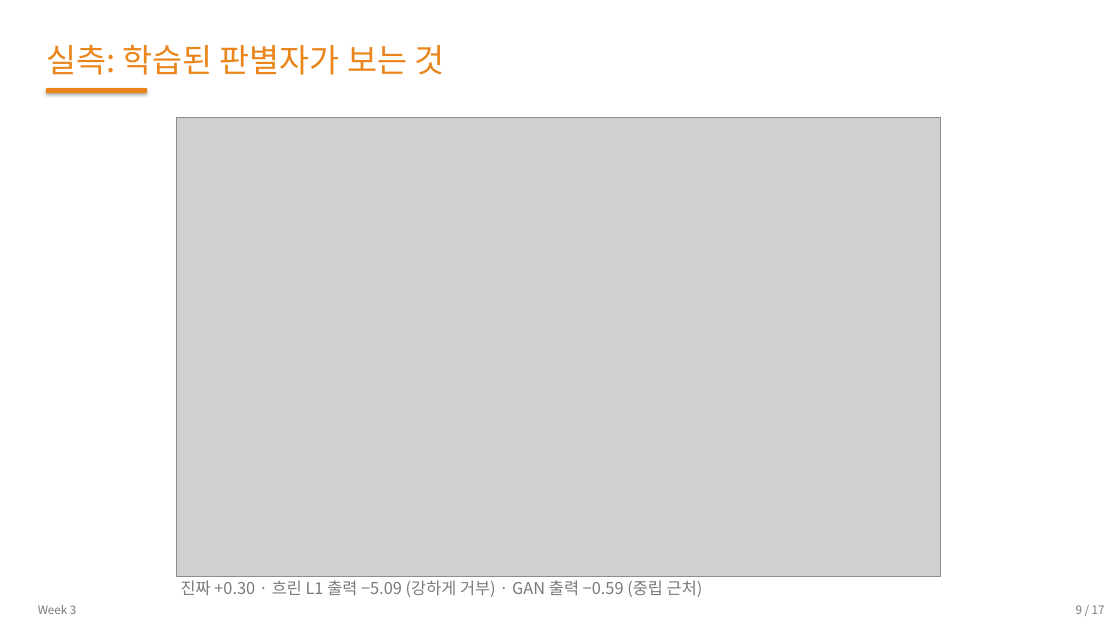
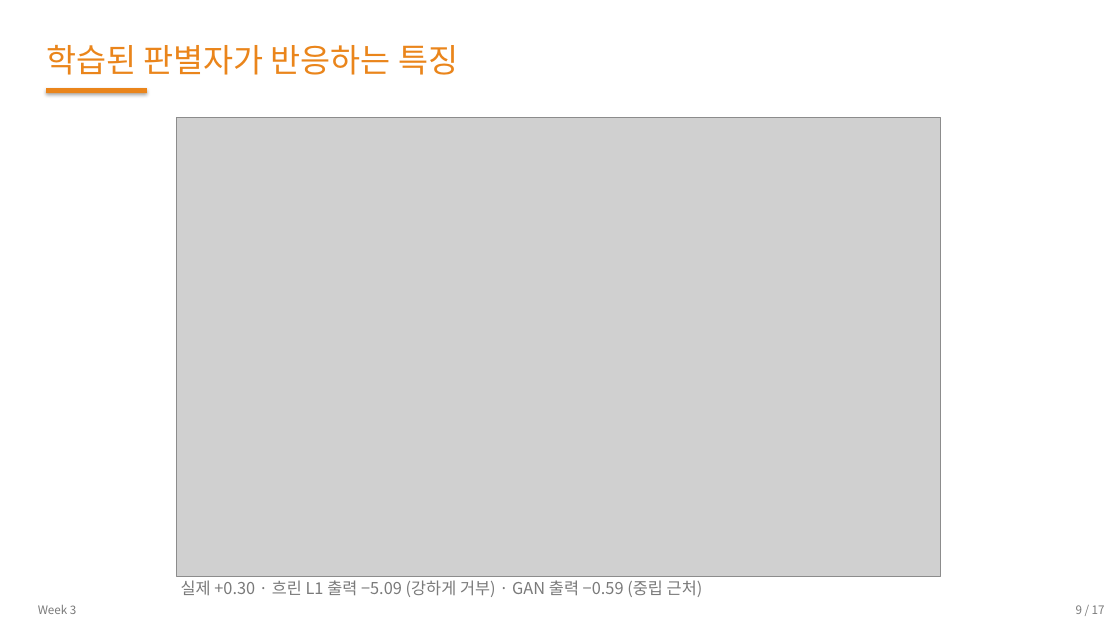
Before and after one commit to 01willy/Digital_rock_DL_Education, a slide deck: slide 9 of web/downloads/shared/w3/W3.pptx. Drawn at 1120x630 pixels with LibreOffice and Linux fonts; fonts in the diff are those of the drawing; grey boxes stand for pictures. Boxes give left, top, right and bottom in pixels: in the first picture for what was removed or moved away, otherwise in the second. Text is boxed around its words. In the diff, an @@ line names an element or a change of style, - is before the commit and + after.

```diff
--- a/web/downloads/shared/w3/W3.pptx
+++ b/web/downloads/shared/w3/W3.pptx
@@ text at <box>46,45,458,75</box>: text changed @@
-실측: 학습된 판별자가 보는 것
+학습된 판별자가 반응하는 특징
@@ text at <box>181,580,703,597</box>: text changed @@
-진짜 +0.30 · 흐린 L1 출력 −5.09 (강하게 거부) · GAN 출력 −0.59 (중립 근처)
+실제 +0.30 · 흐린 L1 출력 −5.09 (강하게 거부) · GAN 출력 −0.59 (중립 근처)
```
Also in this commit, not shown: 15 other slides changed, 13 other files.
